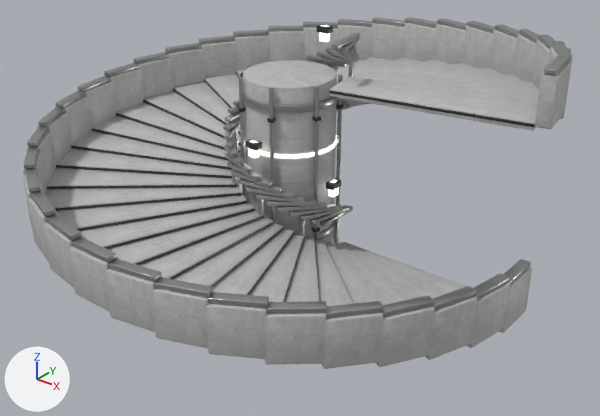
Renders of the glTF model public/assets/blender/hab_stair_v4.glb from each side of a commit.
Camera for both pictures: a 50 mm camera at (11.04, -13.45, 9.2) aimed at (0.49, -0.27, 1.02). Every picture has the same lights, and +X, +Y and +Z are marked at lower left. The older version comes first. Vertices at exactly the same position are counted once.

The first picture shows 'HabStair'.
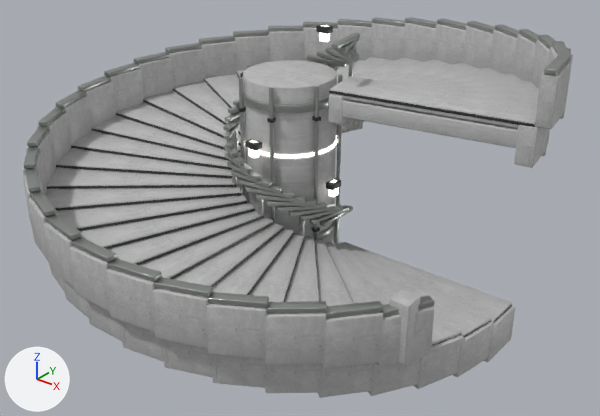
What changed in the scene script:
```text
Change me_cube_975:
    remove me_cube_975.from_pydata(...)  # 15192 vertices, 29352 faces; spans x -9.02..2.42, y -5.72..5.72, z -0.11..5.0
    add me_cube_975.from_pydata(...)  # 20960 vertices, 40476 faces; spans x -9.02..2.42, y -5.72..5.72, z -0.8..5.0
    me_cube_975 part 1: the loose piece of 56 vertices spanning x 2.1..2.42, y -0.52..0.52, z 0.0..1.0 is scaled about its middle by (1.16, 1.03, 0.799), then moved by (-0.26, 0.0, -0.9)
    me_cube_975 part 2: the loose piece of 56 vertices spanning x 1.93..2.42, y -1.5..-0.43, z 0.11..1.11 is multiplied about its middle by the matrix ((1.003, -0.177, 0.0), (0.178, 1.01, 0.0), (0.0, 0.0, 0.592)), then moved by (-4.12, 0.97, -0.95)
    me_cube_975 part 3: the loose piece of 56 vertices spanning x 1.61..2.24, y -2.43..-1.37, z 0.22..1.22 is multiplied about its middle by the matrix ((1.132, -0.223, 0.0), (0.156, 1.018, 0.0), (0.0, 0.0, 0.799)), then moved by (-0.01, 0.98, -1.01)
    me_cube_975 part 4: the loose piece of 56 vertices spanning x 1.61..2.24, y -2.43..-1.37, z 0.22..1.22 is copied, and the copy is multiplied about its middle by the matrix ((1.142, -0.043, 0.0), (-0.043, 1.041, 0.0), (0.0, 0.0, 0.799)), then moved by (-0.24, 0.09, -0.9); it spans x 1.34..2.02, y -2.36..-1.26, z -0.58..0.22
    me_cube_975 part 5: the loose piece of 56 vertices spanning x 1.13..1.9, y -3.3..-2.26, z 0.33..1.33 is copied, and the copy is multiplied about its middle by the matrix ((1.125, -0.057, 0.0), (-0.057, 1.059, 0.0), (0.0, 0.0, 0.799)), then moved by (-0.23, 0.13, -0.9); it spans x 0.88..1.7, y -3.19..-2.11, z -0.47..0.33
    me_cube_975 part 6: the loose piece of 56 vertices spanning x 1.13..1.9, y -3.3..-2.26, z 0.33..1.33 is copied, and the copy is multiplied about its middle by the matrix ((1.107, -0.639, 0.0), (0.182, 0.315, 0.0), (0.0, 0.0, 1.248)), then moved by (0.0, 0.0, 0.12); it spans x 1.32..1.72, y -2.98..-2.58, z 0.33..1.57
    me_cube_975 part 7: the loose piece of 56 vertices spanning x 0.52..1.4, y -4.06..-3.09, z 0.44..1.44 is copied, and the copy is multiplied about its middle by the matrix ((1.103, -0.065, 0.0), (-0.065, 1.08, 0.0), (0.0, 0.0, 0.799)), then moved by (-0.2, 0.17, -0.9); it spans x 0.29..1.23, y -3.92..-2.9, z -0.36..0.44
    me_cube_975 part 8: the loose piece of 56 vertices spanning x -0.21..0.76, y -4.7..-3.82, z 0.56..1.56 is copied, and the copy is multiplied about its middle by the matrix ((1.08, -0.065, 0.0), (-0.065, 1.103, 0.0), (0.0, 0.0, 0.799)), then moved by (-0.17, 0.2, -0.9); it spans x -0.4..0.62, y -4.53..-3.59, z -0.24..0.56
    me_cube_975 part 9: the loose piece of 56 vertices spanning x -1.04..0.0, y -5.2..-4.43, z 0.67..1.67 is copied, and the copy is multiplied about its middle by the matrix ((1.059, -0.057, 0.0), (-0.057, 1.125, 0.0), (0.0, 0.0, 0.799)), then moved by (-0.13, 0.23, -0.9); it spans x -1.19..-0.11, y -5.0..-4.18, z -0.13..0.67
    me_cube_975 part 10: the loose piece of 56 vertices spanning x -1.93..-0.87, y -5.54..-4.91, z 0.78..1.78 is copied, and the copy is multiplied about its middle by the matrix ((1.041, -0.043, 0.0), (-0.043, 1.142, 0.0), (0.0, 0.0, 0.799)), then moved by (-0.09, 0.24, -0.9); it spans x -2.04..-0.94, y -5.32..-4.64, z -0.02..0.78
    me_cube_975 part 11: the loose piece of 56 vertices spanning x -2.87..-1.8, y -5.72..-5.23, z 0.89..1.89 is copied, and the copy is multiplied about its middle by the matrix ((1.029, -0.023, 0.0), (-0.023, 1.154, 0.0), (0.0, 0.0, 0.799)), then moved by (-0.05, 0.26, -0.9); it spans x -2.93..-1.83, y -5.48..-4.95, z 0.09..0.89
    me_cube_975 part 12: the loose piece of 56 vertices spanning x -3.82..-2.78, y -5.72..-5.4, z 1.0..2.0 is copied, and the copy is scaled about its middle by (1.03, 1.16, 0.799), then moved by (0.0, 0.26, -0.9); it spans x -3.83..-2.77, y -5.48..-5.12, z 0.2..1.0
    me_cube_975 part 13: the loose piece of 56 vertices spanning x -4.8..-3.73, y -5.72..-5.23, z 1.11..2.11 is copied, and the copy is multiplied about its middle by the matrix ((1.029, 0.023, 0.0), (0.023, 1.154, 0.0), (0.0, 0.0, 0.799)), then moved by (0.05, 0.26, -0.9); it spans x -4.77..-3.67, y -5.48..-4.95, z 0.31..1.11
    me_cube_975 part 14: the loose piece of 56 vertices spanning x -5.73..-4.67, y -5.54..-4.91, z 1.22..2.22 is copied, and the copy is multiplied about its middle by the matrix ((1.041, 0.043, 0.0), (0.043, 1.142, 0.0), (0.0, 0.0, 0.799)), then moved by (0.09, 0.24, -0.9); it spans x -5.66..-4.56, y -5.32..-4.64, z 0.42..1.22
    me_cube_975 part 15: the loose piece of 56 vertices spanning x 2.15..2.37, y -0.53..0.53, z 1.01..1.11 is deleted
    me_cube_975 part 16: the loose piece of 56 vertices spanning x 1.65..2.2, y -2.43..-1.37, z 1.23..1.33 is deleted
    me_cube_975 part 17: the loose piece of 56 vertices spanning x 1.98..2.37, y -1.5..-0.43, z 1.12..1.22 is deleted
    me_cube_975 part 18: 4424 vertices added at x -8.78..2.18, y -3.92..5.48, z -0.53..3.89
    other edits to the shape of me_cube_975 do not show in these pictures
```

What differs and where, as boxes [x1, y1, x2, y2] in the pictures (600 x 416 px; the box of a moved part takes in the faces that stretch with it):
'HabStair', reshaped (8% taller)
    before: [22, 17, 573, 369]
    after: [22, 17, 573, 398]
part 1 of me_cube_975, moved or reshaped
    before: [499, 267, 532, 333]
    after: [484, 306, 515, 362]
part 2 of me_cube_975, moved or reshaped (not visible afterwards)
    before: [466, 283, 510, 348]
part 3 of me_cube_975, moved or reshaped
    before: [425, 296, 477, 360]
    after: [453, 322, 494, 377]
part 4 of me_cube_975, added
    after: [413, 335, 464, 389]
part 5 of me_cube_975, added
    after: [368, 357, 424, 396]
part 6 of me_cube_975, added
    after: [389, 290, 420, 365]
part 7 of me_cube_975, added
    after: [318, 363, 377, 398]
part 8 of me_cube_975, added
    after: [265, 364, 325, 393]
part 9 of me_cube_975, added
    after: [212, 354, 270, 388]
part 10 of me_cube_975, added
    after: [162, 339, 217, 378]
part 11 of me_cube_975, added
    after: [120, 321, 168, 363]
part 12 of me_cube_975, added
    after: [87, 300, 126, 343]
part 13 of me_cube_975, added
    after: [63, 279, 92, 320]
part 14 of me_cube_975, added (mostly hidden)
    after: [51, 270, 67, 295]
part 15 of me_cube_975, deleted
    before: [503, 259, 531, 284]
part 16 of me_cube_975, deleted
    before: [432, 286, 477, 311]
part 17 of me_cube_975, deleted
    before: [473, 273, 509, 299]
part 18 of me_cube_975, added (mostly hidden)
    after: [47, 73, 550, 190]
